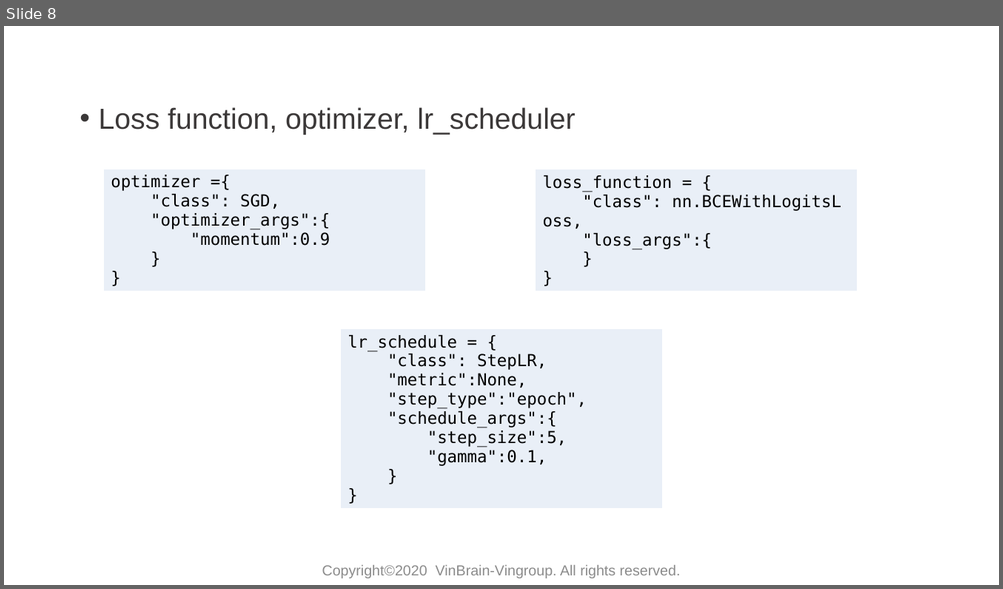
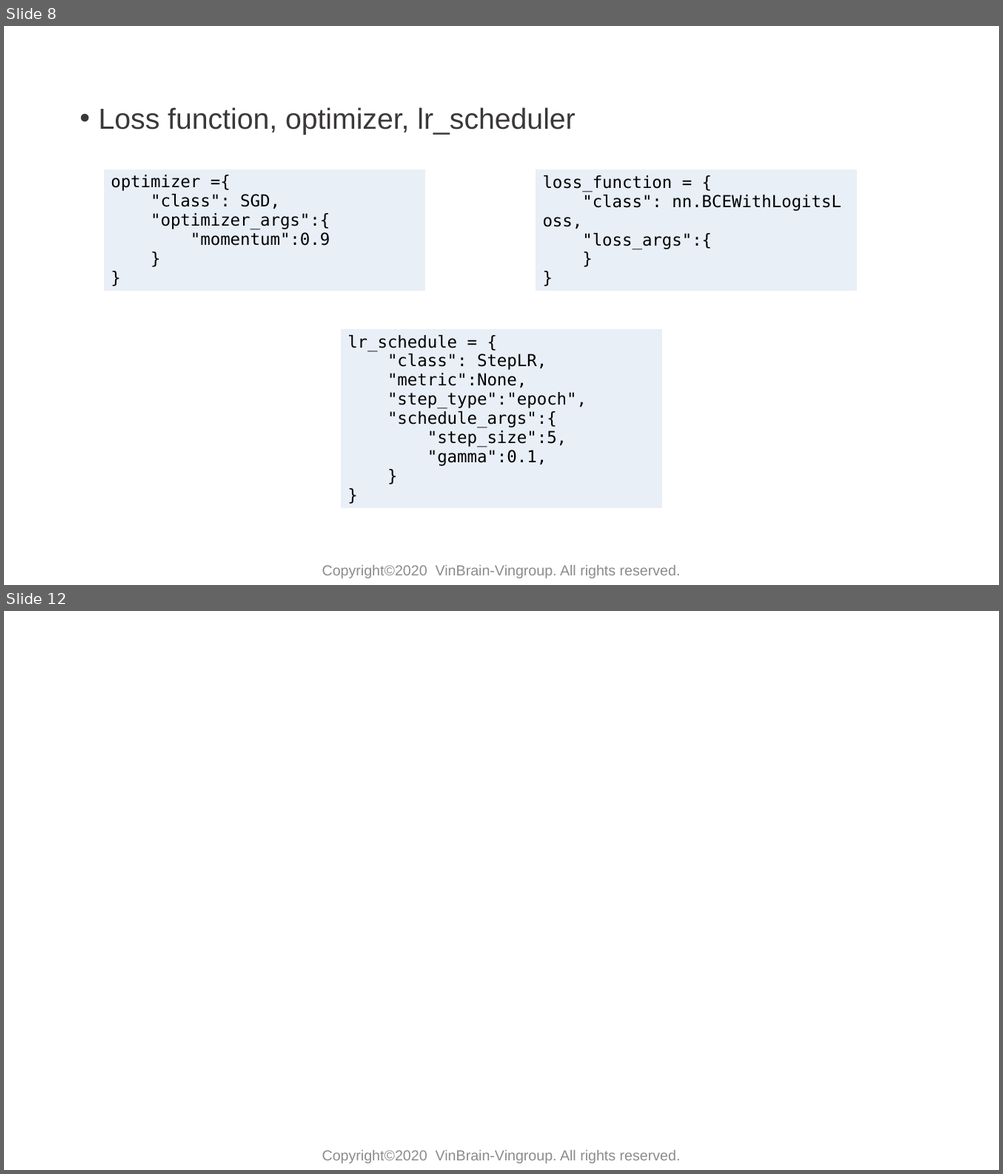
Before and after one commit to huyentls1114/vinbrain-internship, a slide deck: mid_term/mid_term.pptx. Shown one above the other, each under a label of ours: slide 8 before the commit, slides 8 and 12 after it; the slides between them are not shown. The pictures are 1003x589 and 1003x1174 pixels, drawn with LibreOffice and Linux fonts; fonts in the diff are those of the drawing; background and template pictures are left out. Boxes give left, top, right and bottom in pixels: in the first picture for what was removed or moved away, otherwise in the second. Text is boxed around its words. In the diff, an @@ line names an element or a change of style, - is before the commit and + after.

```diff
--- a/mid_term/mid_term.pptx
+++ b/mid_term/mid_term.pptx
@@ slide 12 added at <box>4,611,999,1170</box>, background #FFFFFF @@
@@ text added at <box>322,1150,680,1164</box>, 14 pt, text #8C8C8C @@
+Copyright©2020 VinBrain-Vingroup. All rights reserved.
```
Also in this commit, not shown: 2 slides changed, 1 other slide added, 2 other files.
